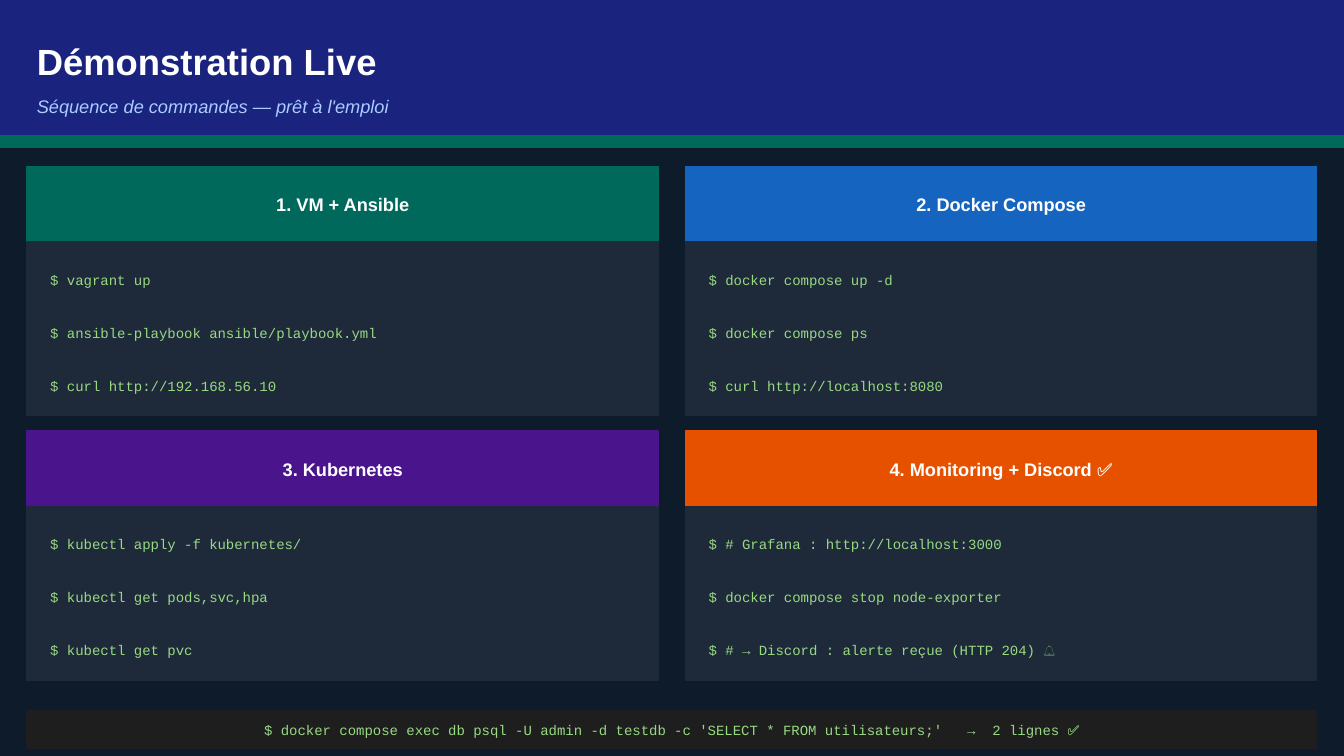
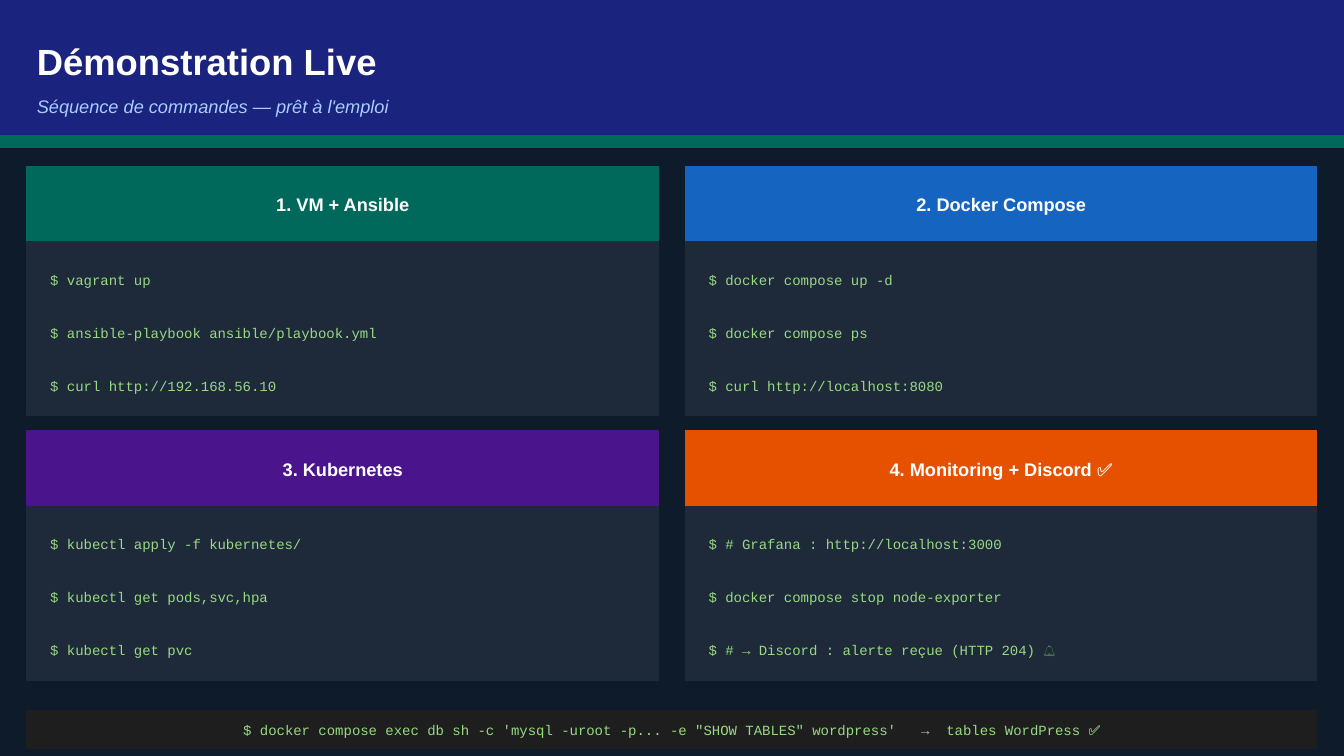
Before and after one commit to pilot-loicrich/iac-infra, a slide deck: slide 11 of documentation/Presentation_iac-infra_ASD.pptx. Drawn at 1344x756 pixels with LibreOffice and Linux fonts; fonts in the diff are those of the drawing. Boxes give left, top, right and bottom in pixels: in the first picture for what was removed or moved away, otherwise in the second. Text is boxed around its words. In the diff, an @@ line names an element or a change of style, - is before the commit and + after.

Commit message:
docs(pptx): update presentation for WordPress + MariaDB deployment

```diff
--- a/documentation/Presentation_iac-infra_ASD.pptx
+++ b/documentation/Presentation_iac-infra_ASD.pptx
@@ text at <box>260,725,1080,738</box>: text changed @@
-$ docker compose exec db psql -U admin -d testdb -c 'SELECT * FROM utilisateurs;' → 2 lignes ✅
+$ docker compose exec db sh -c 'mysql -uroot -p... -e "SHOW TABLES" wordpress' → tables WordPress ✅
```
Also in this commit, not shown: 7 other slides changed.
